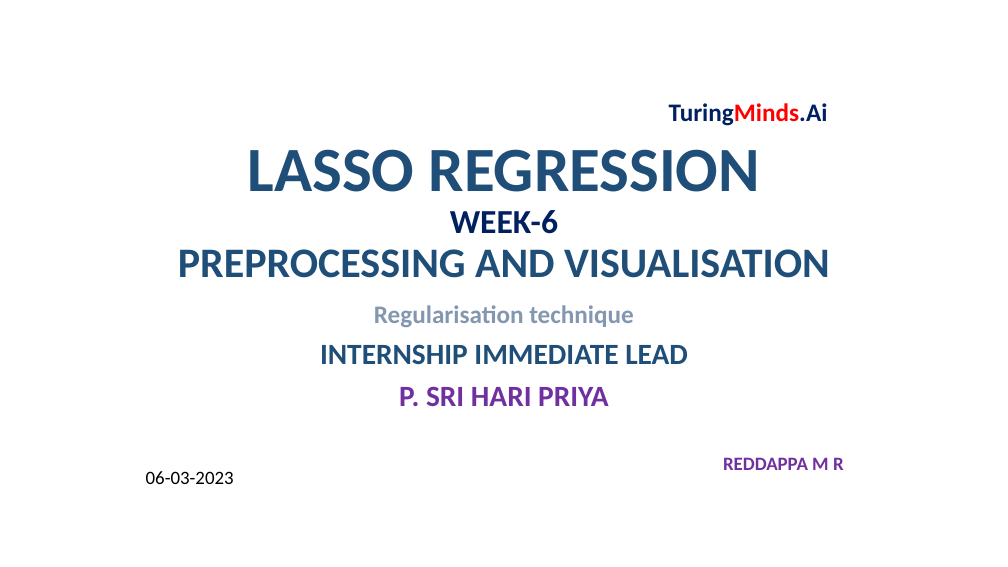
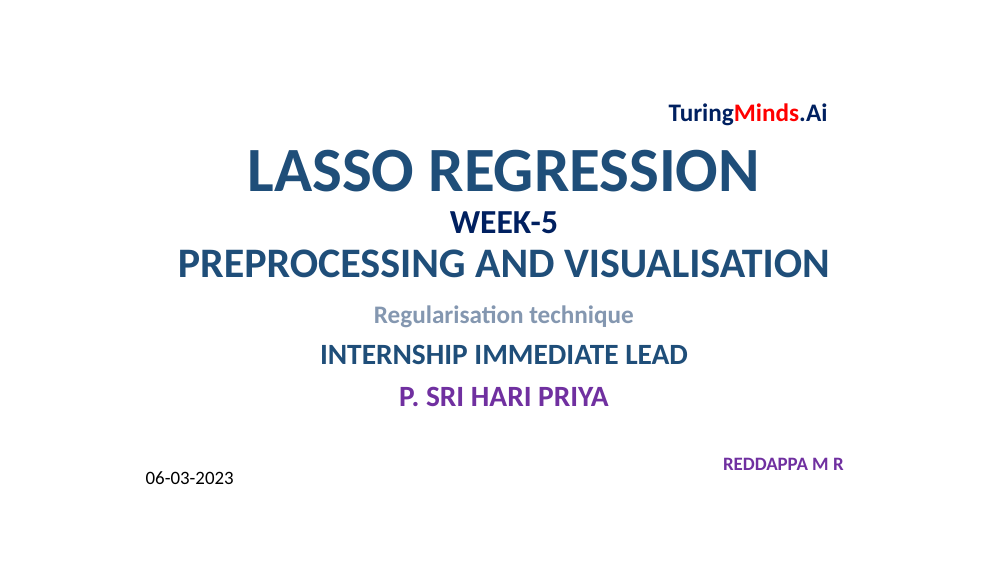
Before and after one commit to Reddappa-M-R-4431/Reddappa_4431, a slide deck: slide 1 of Week-6-Presentation/Week-6-Presentation.pptx. Drawn at 1008x567 pixels with LibreOffice and Linux fonts; fonts in the diff are those of the drawing. Boxes give left, top, right and bottom in pixels: in the first picture for what was removed or moved away, otherwise in the second. Text is boxed around its words. In the diff, an @@ line names an element or a change of style, - is before the commit and + after.

Commit message:
Revert "ppt"
This reverts commit 1e1479106a1c7e5c1cc1d77c2e407ddd98cd837f.

```diff
--- a/Week-6-Presentation/Week-6-Presentation.pptx
+++ b/Week-6-Presentation/Week-6-Presentation.pptx
@@ title at [178,149,830,278]: text changed @@
-LASSO REGRESSION
-WEEK-6
-PREPROCESSING AND VISUALISATION
+LASSO REGRESSION
+WEEK-5
+PREPROCESSING AND VISUALISATION
```
